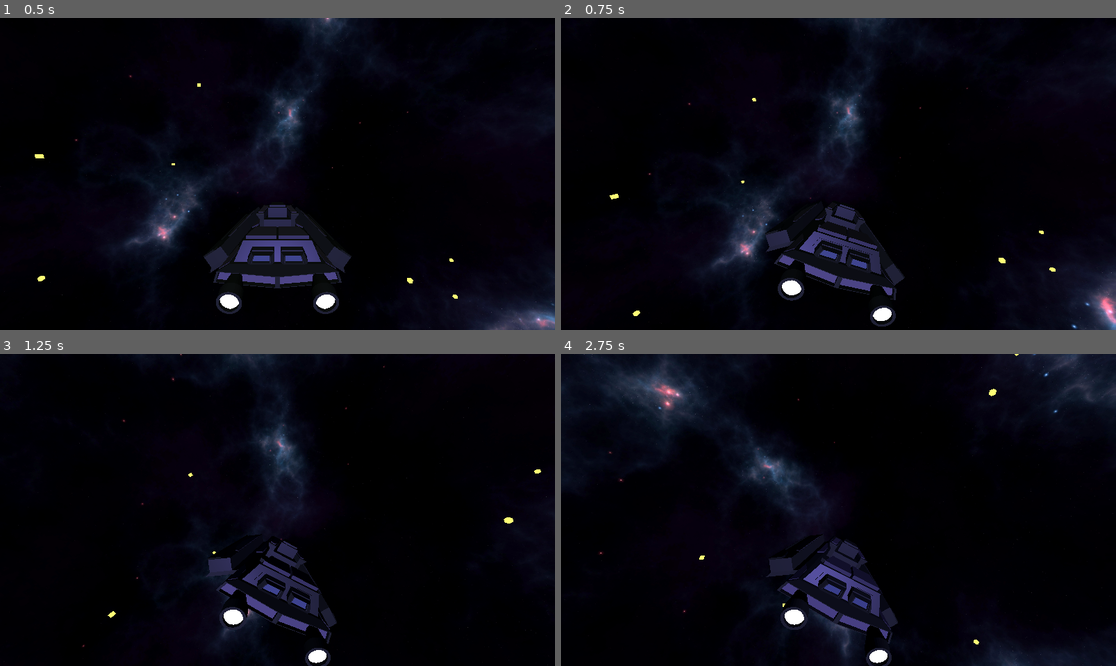
Above: before the commit, frames 1-4 (two rows, left to right).
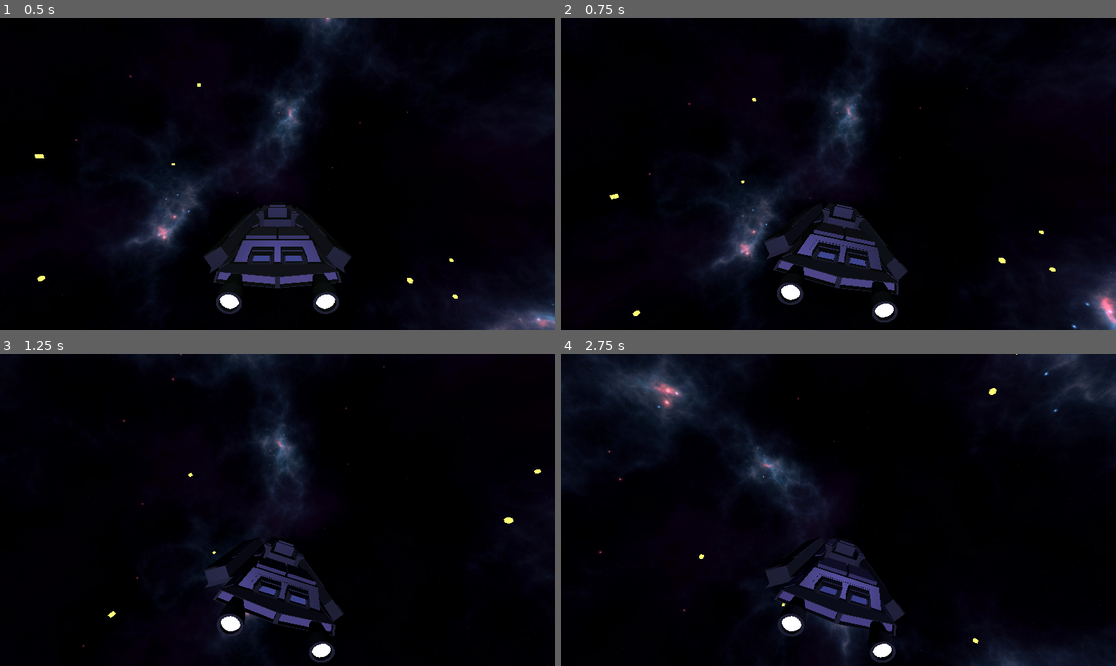
Above: after the commit, the same moments.

Repository: fixitman/g-multi
Game: Godot game, scene res://scenes/3d.tscn
Two runs of this game, one before a commit and one after it. Both use one fixed random seed, a clock stepped at 60 frames per second and the inputs below. The engine's default icon, where the game draws it, is replaced by a stand-in: a white triangle on a blue panel in a dark square.
Inputs (mouse positions are in pixels of both pictures, inside the frame that each line leads up to):
- Up to frame 1 (0.5 s): no input
- Up to frame 2 (0.75 s): tap Enter (ui_accept) at 0.5 s; move the mouse to (960, 158) at 0.52 s; hold Right (right) from 0.53 s (still down); hold Shift (roll_only) from 0.53 s (still down); click (960, 158) at 0.67 s
- Up to frame 3 (1.25 s): keep holding Right (right); keep holding Shift (roll_only); tap Enter (ui_accept) at 0.77 s
- Up to frame 4 (2.75 s): release Right (right) at 1.25 s; release Shift (roll_only) at 1.25 s; drag from (727, 525) to (810, 572) at 1.27 s; move the mouse to (894, 441) at 2.02 s; hold Right (right) from 2.03 s (still down); tap E at 2.1 s

Frame 1 is identical in both runs. In frame 2, 1.8% of the frame differs, in the area x 36-63%, y 59-99%; in frame 3, 2.4%; in frame 4, 2.8%, in the area x 0-99%, y 0-100%.

Commit message:
tweaking the roll rates

Diff:
--- a/scripts/ship.gd
+++ b/scripts/ship.gd
@@ -9,7 +9,7 @@
 @export var roll_rate = -50
 @export var bank_rate = 5
 @export var vroll_rate = 5
-@export var max_roll_deg = 30.0
+@export var max_roll_deg = 20.0
 @export var max_vroll_deg = 20.0
 @export var SPEED = 100
 @export var roll_return = 5.0
@@ -33,10 +33,13 @@
 	var pitch = Input.get_axis("up","down")
 	var roll_only = Input.is_action_pressed("roll_only")
 
-	#transform.basis = Basis()
+	#change actual heading
+	rotate_object_local(Vector3(0,0,1),deg_to_rad(yaw) * roll_rate * delta)
+	rotate_object_local(Vector3(1,0,0),deg_to_rad(pitch) * pitch_rate * delta)
 	if not roll_only:
 		rotate_object_local(Vector3(0,1,0),deg_to_rad(yaw) * yaw_rate * delta)
 
+	#visual effect only
 	if Input.is_action_pressed("left"):
 		visual.rotation_degrees.z = lerp(visual.rotation_degrees.z, max_roll_deg, bank_rate * delta )
 	elif Input.is_action_pressed("right"):
@@ -54,8 +57,7 @@
 	clamp(visual.rotation_degrees.x,-max_roll_deg, max_roll_deg)
 
 
-	rotate_object_local(Vector3(0,0,1),deg_to_rad(yaw) * roll_rate * delta)
-	rotate_object_local(Vector3(1,0,0),deg_to_rad(pitch) * pitch_rate * delta)
+
 
 
 
